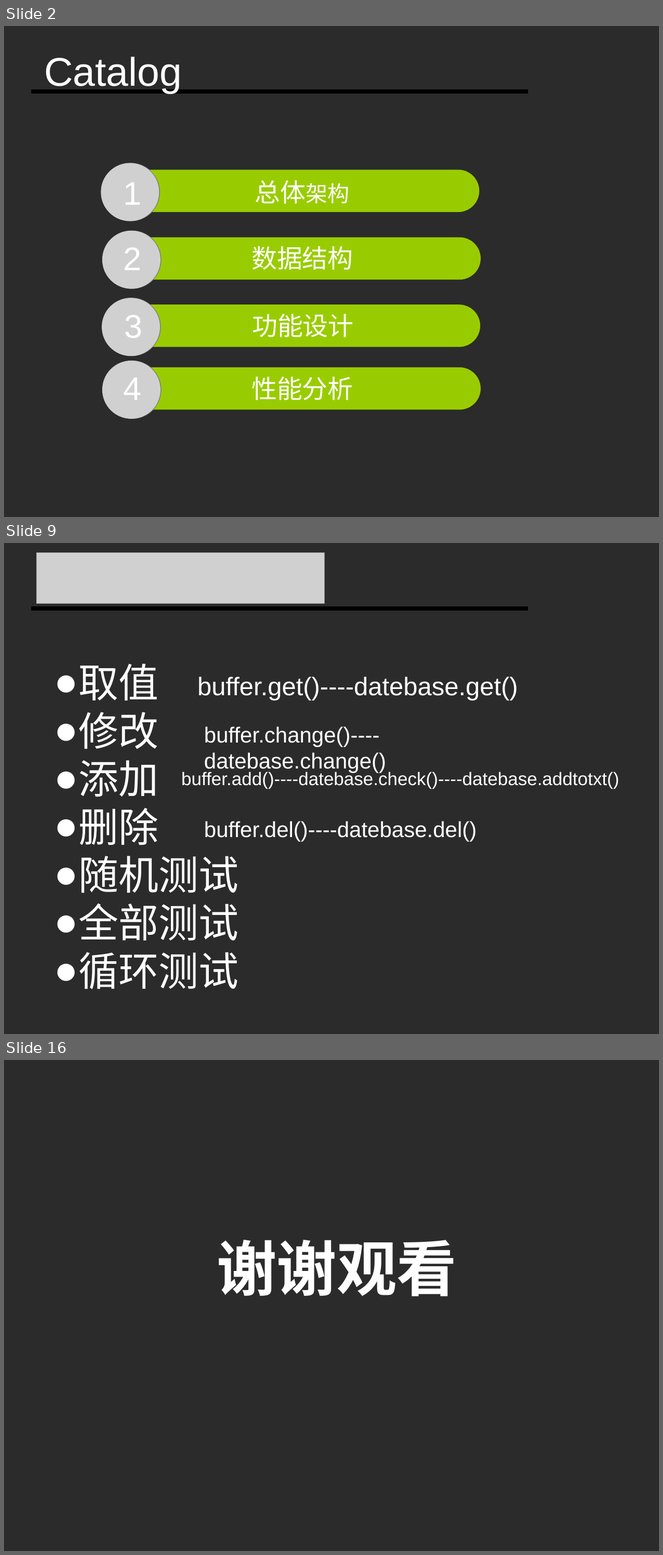
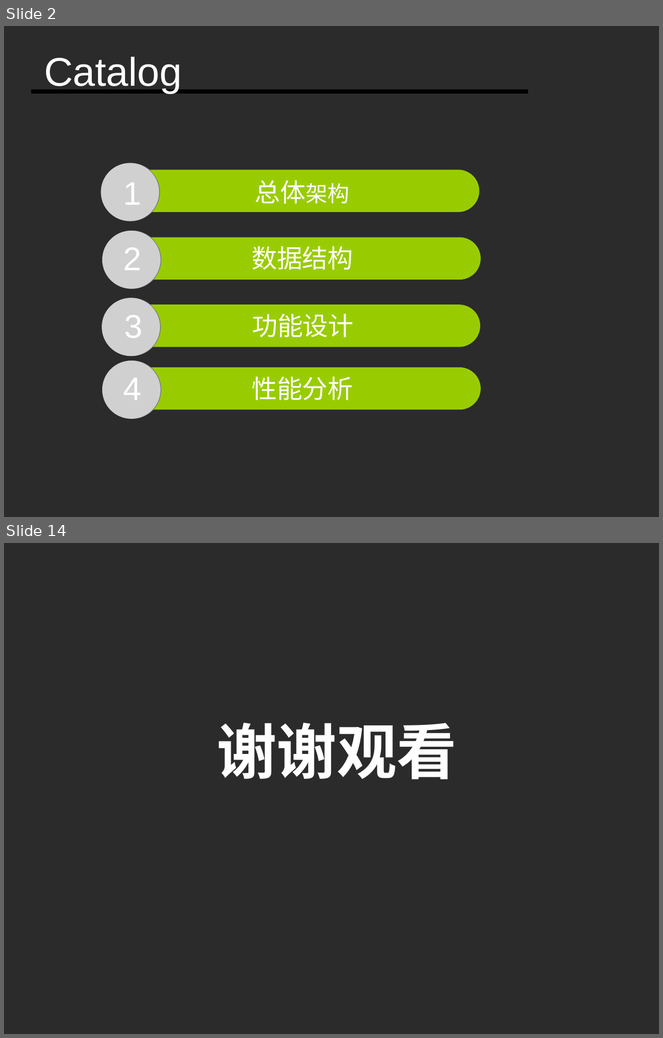
Before and after one commit to Ivanyinfan/Database-2017.7.22, a slide deck: Document/模拟数据库.ppt. Shown one above the other, each under a label of ours: slides 2, 9 and 16 before the commit, slides 2 and 14 after it; the slides between them are not shown. The pictures are 663x1555 and 663x1038 pixels, drawn with LibreOffice and Linux fonts; fonts in the diff are those of the drawing; grey boxes stand for pictures; background and template pictures are left out; a plain dark background stands for a picture behind light text. Boxes give left, top, right and bottom in pixels: in the first picture for what was removed or moved away, otherwise in the second. Text is boxed around its words. In the diff, an @@ line names an element or a change of style, - is before the commit and + after.

```diff
--- a/Document/模拟数据库.ppt
+++ b/Document/模拟数据库.ppt
@@ slide 9 removed at (x1=4, y1=543, x2=659, y2=1034), background picture (left out) @@
@@ picture removed at (x1=37, y1=553, x2=325, y2=604) @@
@@ line removed from (32, 609) to (528, 609) @@
@@ text removed at (x1=78, y1=664, x2=239, y2=990) @@
-● 取值
-● 修改
-● 添加
-● 删除
-● 随机测试
-● 全部测试
-● 循环测试
@@ text removed at (x1=197, y1=677, x2=518, y2=701) @@
-buffer.get()----datebase.get()
@@ text removed at (x1=204, y1=727, x2=386, y2=773) @@
-buffer.change()----datebase.change()
@@ text removed at (x1=181, y1=770, x2=619, y2=788) @@
-buffer.add()----datebase.check()----datebase.addtotxt()
@@ text removed at (x1=204, y1=821, x2=477, y2=841) @@
-buffer.del()----datebase.del()
@@ what was slide 16 is now slide 14 @@
```
Also in this commit, not shown: 5 slides changed, 6 slides added, 7 other slides removed, 2 other files.
